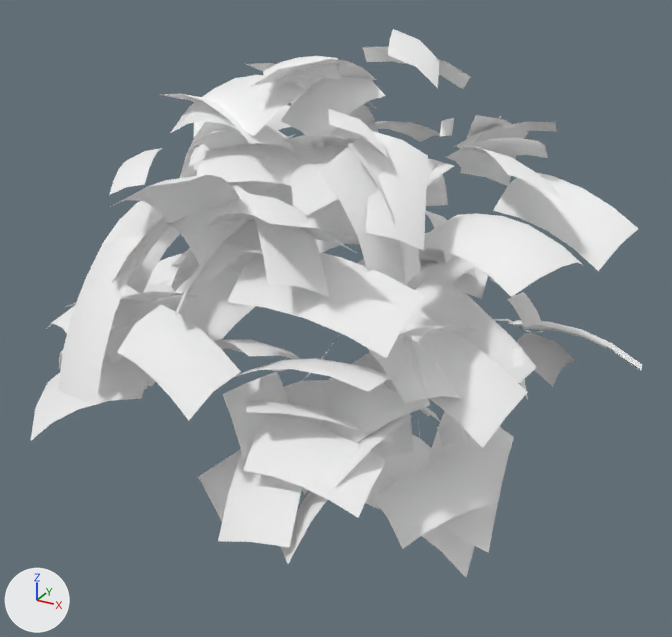
One commit to the glTF model static/models/flow-fest-sim/ecology/distance-lod/plantcatalog-buckeye-103-far.glb: the scene before it, then after it.
Camera for both pictures: a 50 mm camera at (9.53, -17.2, 12.53) aimed at (0.03, 0.08, 3.89). The lights are fixed; the arrows at lower left show +X, +Y and +Z. The first picture is the older version. Where no turn or scale is listed for an object, it has been applied to the vertices. Vertices at exactly the same position are counted once.

The first picture shows 'ForestPlantCatalog_aesculus-pavia-ld-s103'.
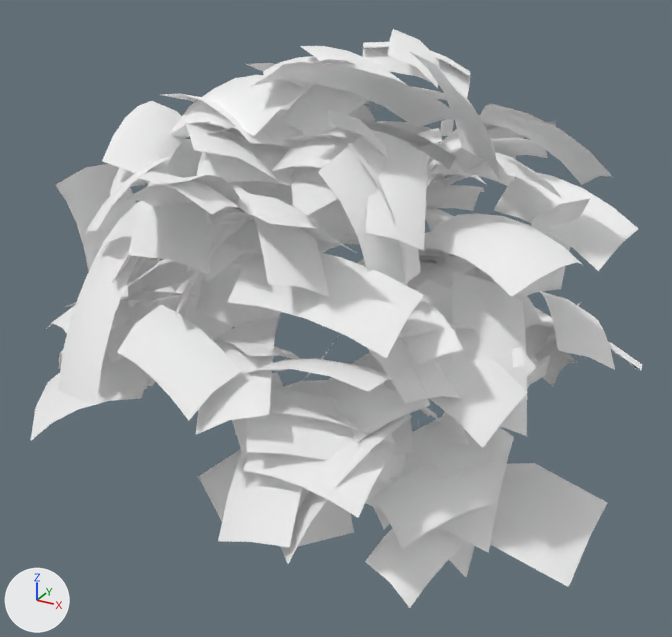
Where the change shows, as pixel boxes [x1, y1, x2, y2] in the pictures (672 x 637 px):
'ForestPlantCatalog_aesculus-pavia-ld-s103', reshaped: before [31, 29, 642, 578]; after [31, 29, 642, 608]
part 1 of me_forestplantcatalog_aesculus_pavia_ld_s103_mesh, added: after [525, 307, 556, 385]
part 2 of me_forestplantcatalog_aesculus_pavia_ld_s103_mesh, added: after [335, 120, 457, 169]
part 3 of me_forestplantcatalog_aesculus_pavia_ld_s103_mesh, added: after [400, 301, 463, 366]
part 4 of me_forestplantcatalog_aesculus_pavia_ld_s103_mesh, added (mostly hidden): after [475, 271, 503, 289]
part 5 of me_forestplantcatalog_aesculus_pavia_ld_s103_mesh, added: after [195, 216, 326, 334]
part 6 of me_forestplantcatalog_aesculus_pavia_ld_s103_mesh, added: after [365, 528, 468, 608]
part 7 of me_forestplantcatalog_aesculus_pavia_ld_s103_mesh, added: after [55, 42, 615, 587]

What changed in the scene script:
```text
Change me_forestplantcatalog_aesculus_pavia_ld_s103_mesh:
    used by ob_forestplantcatalog_aesculus_pavia_ld_s103; location = (0.0, 0.0, 5.0)
    remove me_forestplantcatalog_aesculus_pavia_ld_s103_mesh.from_pydata(...)  # 2115 vertices, 2351 faces; spans x -6.65..6.64, y -6.03..7.19, z -5.4..4.94
    add me_forestplantcatalog_aesculus_pavia_ld_s103_mesh.from_pydata(...)  # 2989 vertices, 3303 faces; spans x -6.65..6.64, y -6.03..7.19, z -5.4..5.23
    me_forestplantcatalog_aesculus_pavia_ld_s103_mesh part 1: the loose piece of 25 vertices spanning x -4.11..-0.29, y 2.89..6.85, z -4.6..-1.7 is copied, and the copy is multiplied about its middle by the matrix ((-0.617, 0.354, 0.038), (-0.347, -0.614, 0.095), (0.081, 0.064, 0.705)), then moved by (5.68, -2.89, 1.25), in mat_forestplantcatalog_aesculus_pavia_ld_s103_foliage_cutout_04; it spans x 2.05..4.87, y 0.66..3.24, z -2.81..-0.97
    me_forestplantcatalog_aesculus_pavia_ld_s103_mesh part 2: the loose piece of 15 vertices spanning x -0.8..0.78, y -0.94..1.21, z 3.1..4.36 is copied, and the copy is multiplied about its middle by the matrix ((-0.806, -1.041, -0.188), (1.056, -0.807, -0.059), (-0.068, -0.185, 1.315)), then moved by (0.98, 0.42, -0.82), in mat_forestplantcatalog_aesculus_pavia_ld_s103_foliage_cutout_06; it spans x -0.49..2.63, y -0.56..1.73, z 2.27..3.62
    me_forestplantcatalog_aesculus_pavia_ld_s103_mesh part 3: the loose piece of 15 vertices spanning x 1.57..4.05, y -4.18..-2.36, z -1.54..-0.08 is copied, and the copy is multiplied about its middle by the matrix ((-0.214, -0.599, 0.32), (0.596, -0.327, -0.212), (0.325, 0.204, 0.6)), then moved by (0.57, 0.54, 1.22), in mat_forestplantcatalog_aesculus_pavia_ld_s103_foliage_cutout_06; it spans x 2.48..4.32, y -3.54..-1.94, z 0.14..0.74
    me_forestplantcatalog_aesculus_pavia_ld_s103_mesh part 4: the loose piece of 15 vertices spanning x 1.83..2.89, y 3.82..5.53, z -2.16..-0.8 is copied, and the copy is multiplied about its middle by the matrix ((-0.723, 0.527, -0.17), (-0.554, -0.697, 0.193), (-0.019, 0.256, 0.874)), then moved by (0.06, -0.51, 0.1); it spans x 1.59..3.29, y 3.35..5.04, z -1.79..-0.96
    me_forestplantcatalog_aesculus_pavia_ld_s103_mesh part 5: the loose piece of 25 vertices spanning x -5.87..-2.58, y -4.18..-0.91, z -1.39..-0.41 is copied, and the copy is multiplied about its middle by the matrix ((0.959, -0.202, -0.198), (0.012, 0.727, -0.687), (0.282, 0.656, 0.7)), then moved by (3.54, 0.24, 1.75); it spans x -2.03..0.79, y -3.3..-1.01, z -0.38..2.1
    me_forestplantcatalog_aesculus_pavia_ld_s103_mesh part 6: the loose piece of 15 vertices spanning x 2.32..3.26, y -2.95..-1.82, z -3.82..-3.05 is copied, and the copy is multiplied about its middle by the matrix ((1.329, 1.585, 0.219), (-1.563, 1.225, 0.619), (0.343, -0.56, 1.974)), then moved by (1.02, -0.97, -0.41), in mat_forestplantcatalog_aesculus_pavia_ld_s103_foliage_cutout_10; it spans x 3.11..4.57, y -4.51..-2.11, z -4.36..-3.32
    me_forestplantcatalog_aesculus_pavia_ld_s103_mesh part 7: 709 vertices added at x -5.78..6.51, y -5.92..6.95, z -5.14..5.23
    other edits to the shape of me_forestplantcatalog_aesculus_pavia_ld_s103_mesh do not show in these pictures
```
